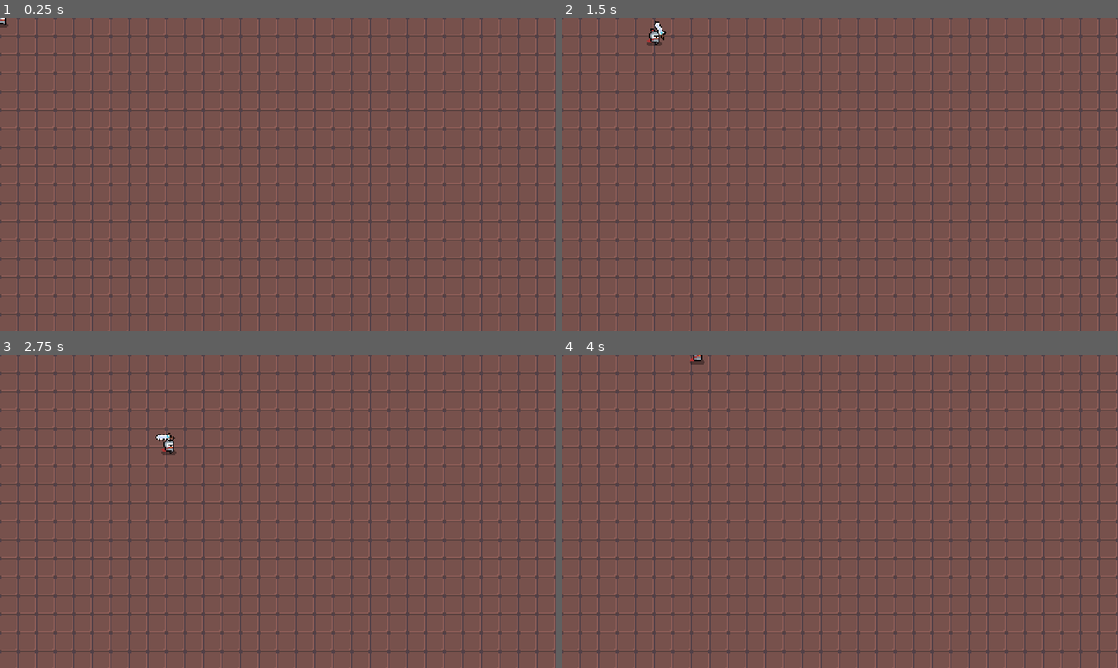
Above: before the commit, frames 1-4 (two rows, left to right).
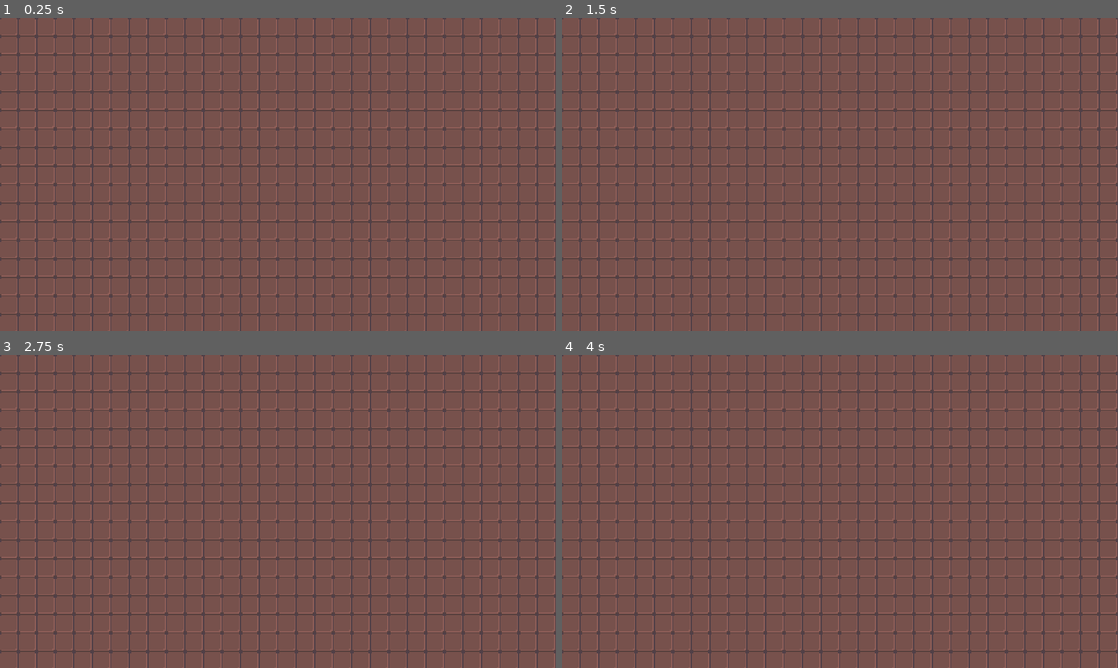
Above: after the commit, the same moments.

Repository: thecjharries/godot-roguelike-tutorial
Game: Godot game, scene res://game.tscn
Same seed, same stepped clock (60 frames per second), same inputs: the game is played once before the commit and once after it.
Inputs (mouse positions are in pixels of both pictures, inside the frame that each line leads up to):
- Up to frame 1 (0.25 s): no input
- Up to frame 2 (1.5 s): move the mouse to (962, 158) at 0.52 s; hold Right (ui_right) 0.53-1.28 s; move the mouse to (728, 190) at 1.27 s; hold Down (ui_down) from 1.28 s (still down)
- Up to frame 3 (2.75 s): move the mouse to (333, 442) at 2.02 s; release Down (ui_down) at 2.03 s; hold Right (ui_right) from 2.03 s (still down)
- Up to frame 4 (4 s): move the mouse to (812, 574) at 2.77 s; release Right (ui_right) at 2.78 s; hold Up (ui_up) 2.78-3.53 s; move the mouse to (1006, 558) at 3.52 s; hold Left (ui_left) from 3.53 s (still down)

The runs differ from the first frame. In frame 1, less than 0.1% of the frame differs, in the area x 0-2%, y 0-4%; in frame 2, 0.2%, in the area x 15-19%, y 0-9%; in frame 3, 0.1%; in frame 4, less than 0.1%.

Commit message:
Add navigation setup

Diff:
--- a/game.tscn
+++ b/game.tscn
@@ -67,9 +67,11 @@
 [node name="Game" type="Node2D"]
 script = ExtResource("1_mcowq")
 
-[node name="TileMap" type="TileMap" parent="."]
+[node name="Player" parent="." instance=ExtResource("2_4q0su")]
+
+[node name="NavigationAgent2D" type="NavigationAgent2D" parent="."]
+
+[node name="TileMap" type="TileMap" parent="NavigationAgent2D"]
 tile_set = SubResource("TileSet_c8yk8")
 format = 2
 layer_0/tile_data = PackedInt32Array(0, 196608, 1, 65536, 196608, 1, 131072, 196608, 1, 196608, 196608, 1, 262144, 1966 …(9477 unchanged characters)…
-
-[node name="Player" parent="." instance=ExtResource("2_4q0su")]
